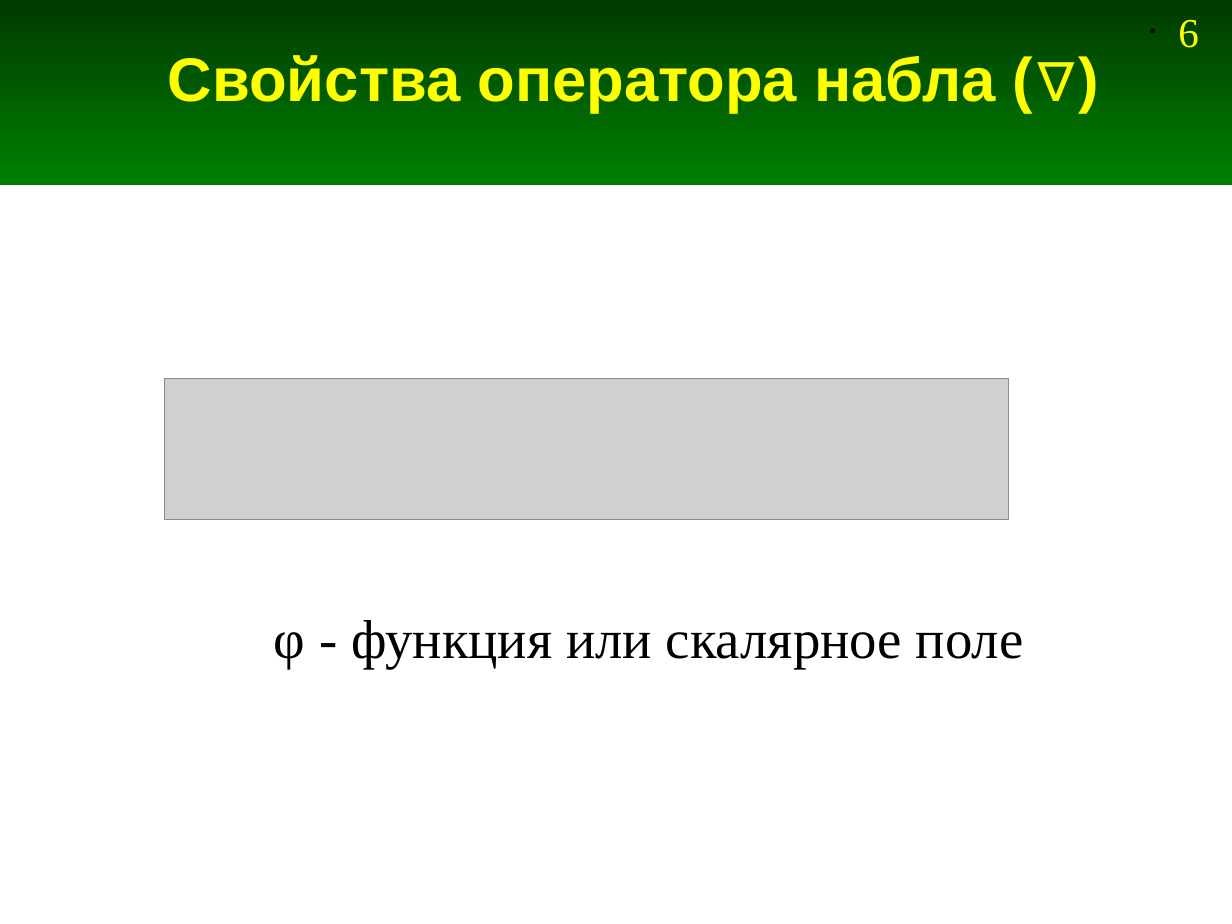
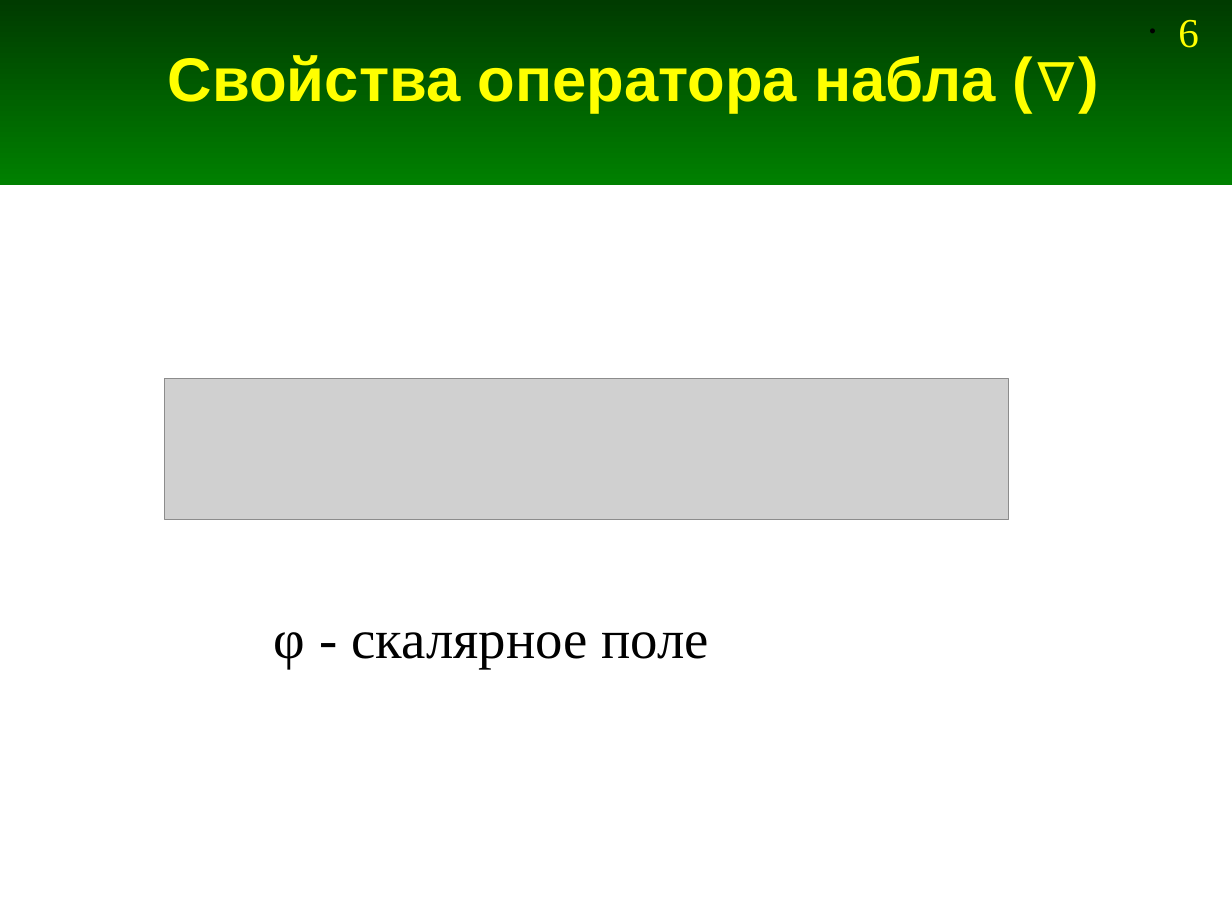
Before and after one commit to andris0147sv/modelling, a slide deck: slide 6 of presentations/2. FDTD.odp. Drawn at 1232x924 pixels with LibreOffice and Linux fonts; fonts in the diff are those of the drawing; grey boxes stand for pictures. Boxes give left, top, right and bottom in pixels: in the first picture for what was removed or moved away, otherwise in the second. Text is boxed around its words. In the diff, an @@ line names an element or a change of style, - is before the commit and + after.

```diff
--- a/presentations/2. FDTD.odp
+++ b/presentations/2. FDTD.odp
@@ text at (x1=274, y1=632, x2=709, y2=668): text changed @@
-φ - функция или скалярное поле
+φ - скалярное поле
```
Also in this commit, not shown: 19 other slides changed, 1 slide removed, 1 other file.
